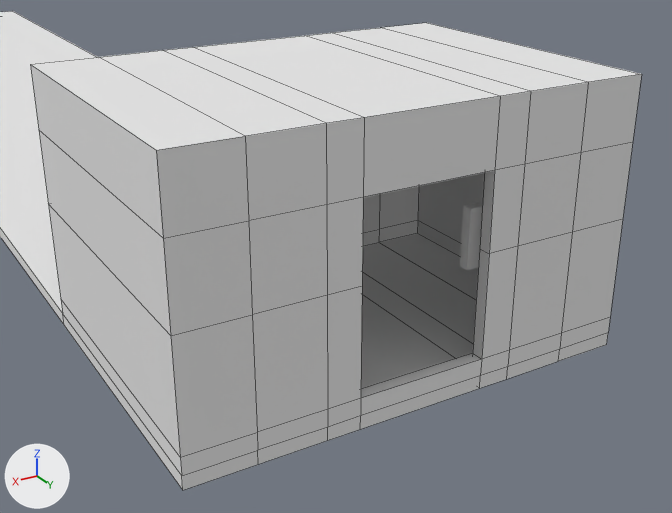
Before and after pictures for a commit that changed the Blender file Assets/models/cave/room02/room02a_navigation_center.blend.
Both versions are drawn from a 50 mm camera at (8.66, 14.68, 6.32) aimed at (0.0, 0.26, -0.89). Arrows for +X, +Y and +Z are at lower left; the lights stay in place. Mesh edges are drawn as thin lines on the coarser meshes.

The scene before the commit, as lines of its bpy script (objects in view):
```python
me_cube_001 = bpy.data.meshes.new('Cube.001')
me_cube_001.from_pydata(...)  # 92 vertices, 83 faces; spans x -1.0..1.0, y -1.0..1.0, z -1.0..1.0
me_cube_001.materials.append(mat_metalbare0104_1x1)  # its picture is missing
me_cube_003 = bpy.data.meshes.new('Cube.003')
me_cube_003.from_pydata(...)  # 36 vertices, 33 faces; spans x -1.15..1.15, y -0.35..-0.14, z -0.59..0.59
me_cube_003.materials.append(mat_astrology_door_frame_002)  # its picture is missing
me_cube_004 = bpy.data.meshes.new('Cube.004')
me_cube_004.from_pydata(...)  # 94 vertices, 85 faces; spans x -0.97..0.97, y -1.0..1.0, z -0.9..0.95
me_cube_004.materials.append(mat_metalbare0104_1x1)  # its picture is missing
ob_inner_walls = bpy.data.objects.new('inner_walls', me_cube_004)
ob_inner_walls.location = (0.0, 0.0, 0.0)
ob_inner_walls.scale = (4.57, 3.25, 2.74)
ob_monitor_000 = bpy.data.objects.new('monitor.000', me_cube_003)
ob_monitor_000.location = (-2.5, 2.28, 0.0)
ob_monitor_000.rotation_euler = (0.0, 0.0, 3.142)  # degrees (0, 0, 180)
ob_outer_walls = bpy.data.objects.new('outer_walls', me_cube_001)
ob_outer_walls.location = (0.0, 0.0, 0.0)
ob_outer_walls.scale = (4.57, 3.25, 2.74)
# also in view: 'navigation_center_catwalk' at (0.0, -24.71, -2.61)
```
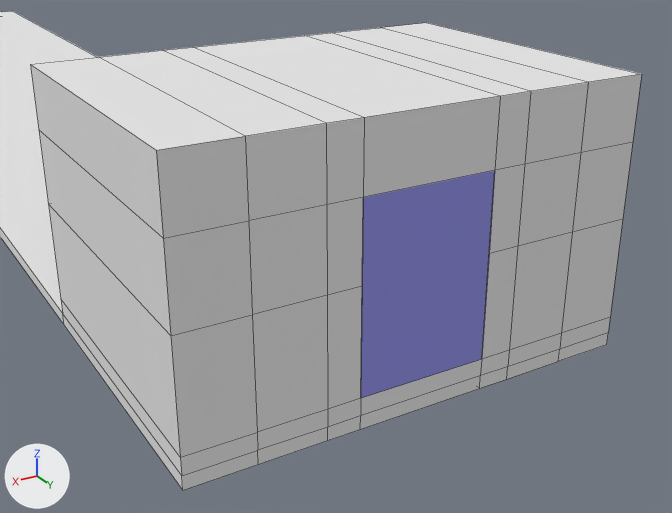
Where the change shows, as pixel boxes (x1, y1, x2, y2) in the pictures (672 x 513 px):
'window', added (blue)
    after: (361, 171, 495, 398)
'inner_walls', unchanged, covered by the edit
    before: (361, 171, 495, 398)

What changed in the scene script:
```text
Add mat_glass01:
    mat_glass01 = diffuse_material('glass01')
    mat_glass01.base_color = (0.307, 0.304, 0.8)  # blue #9696e7
Add me_cube:
    me_cube.from_pydata(...)  # a box spanning x -1.31..1.31, y -0.13..0.13, z -1.81..1.81
    me_cube.materials.append(mat_glass01)  # blue #9696e7
Add ob_window:
    ob_window = bpy.data.objects.new('window', me_cube)
    ob_window.parent = ob_room02a_navigation_center
    ob_window.matrix_parent_inverse = Matrix(((0.5, 0.0, 0.0, 0.0), (0.0, 0.5, 0.0, 1.596), (0.0, 0.0, 0.5, 0.251), (0.0, 0.0, 0.0, 1.0)))
    ob_window.location = (0.0, 3.116, -0.322)
```
